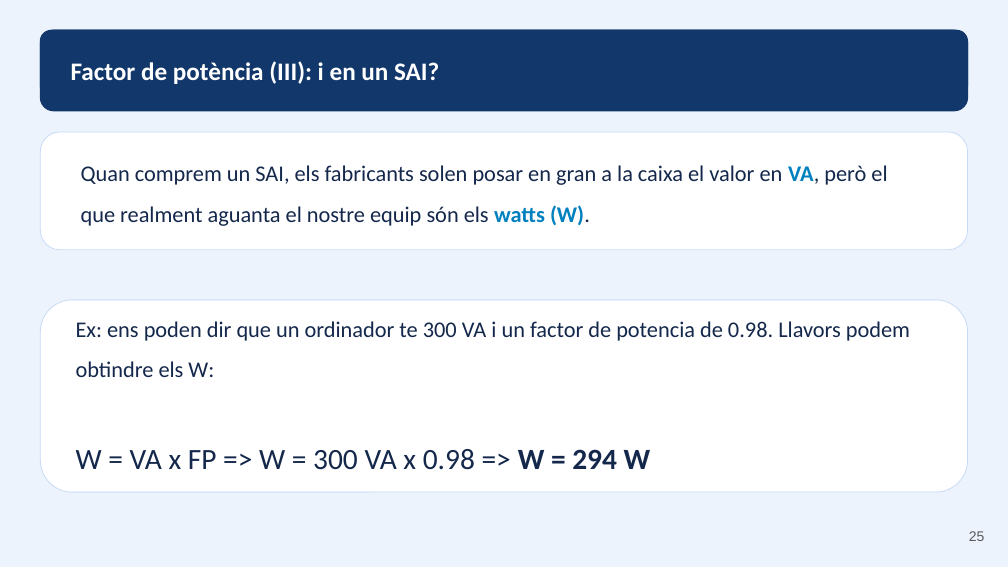
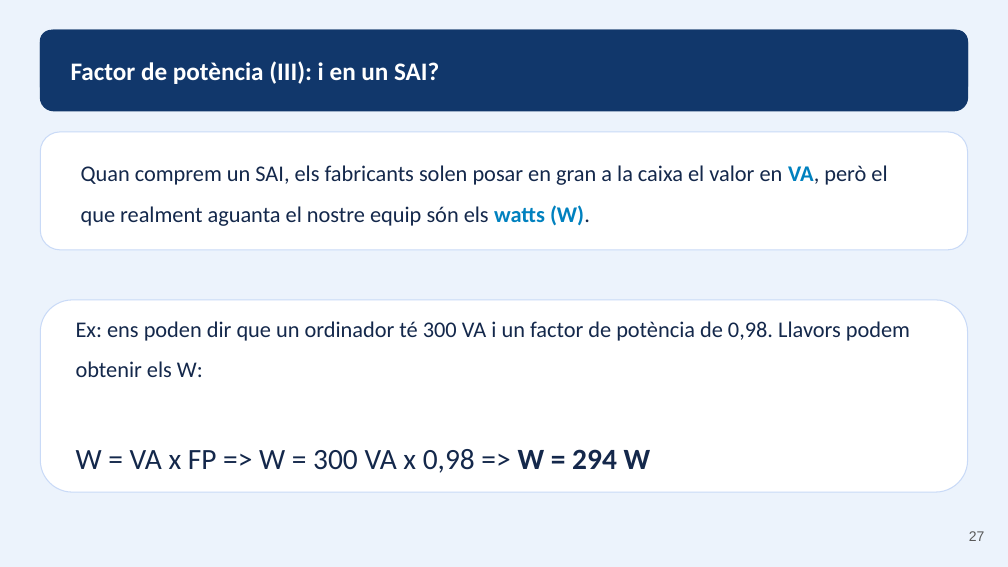
Before and after one commit to ejgutierrez74/smx-seguretat-informatica, a slide deck: slide 27 of materials-ra1/part-iii.pptx (slide 25 before the commit). Drawn at 1008x567 pixels with LibreOffice and Linux fonts; fonts in the diff are those of the drawing. Boxes give left, top, right and bottom in pixels: in the first picture for what was removed or moved away, otherwise in the second. Text is boxed around its words. In the diff, an @@ line names an element or a change of style, - is before the commit and + after.

```diff
--- a/materials-ra1/part-iii.pptx
+++ b/materials-ra1/part-iii.pptx
@@ rounded rectangle at box(40, 132, 968, 250): outline #C9DAF7 0.56 pt to #C9DAF7 0.75 pt @@
@@ rounded rectangle at box(40, 300, 968, 493): outline #C9DAF7 0.56 pt to #C9DAF7 0.75 pt @@
@@ text at box(76, 321, 910, 473): text changed @@
-Ex: ens poden dir que un ordinador te 300 VA i un factor de potencia de 0.98. Llavors podem obtindre els W:
-W = VA x FP => W = 300 VA x 0.98 => W = 294 W
+Ex: ens poden dir que un ordinador té 300 VA i un factor de potència de 0,98. Llavors podem obtenir els W:
+W = VA x FP => W = 300 VA x 0,98 => W = 294 W
@@ page number at box(969, 531, 985, 541): text changed @@
-25
+27
```
Also in this commit, not shown: 58 other slides changed, 2 slides added, 16 other files.
